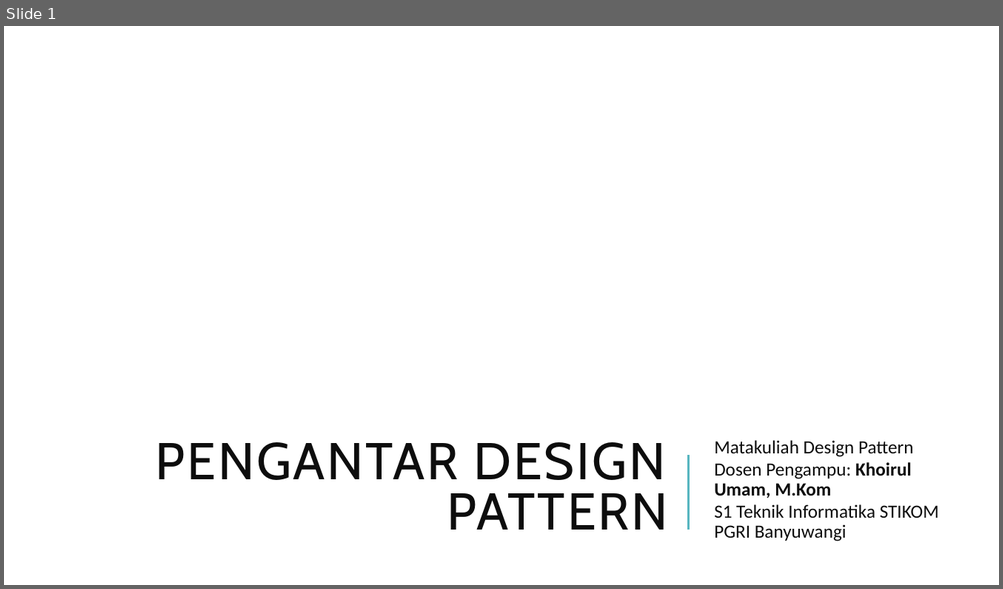
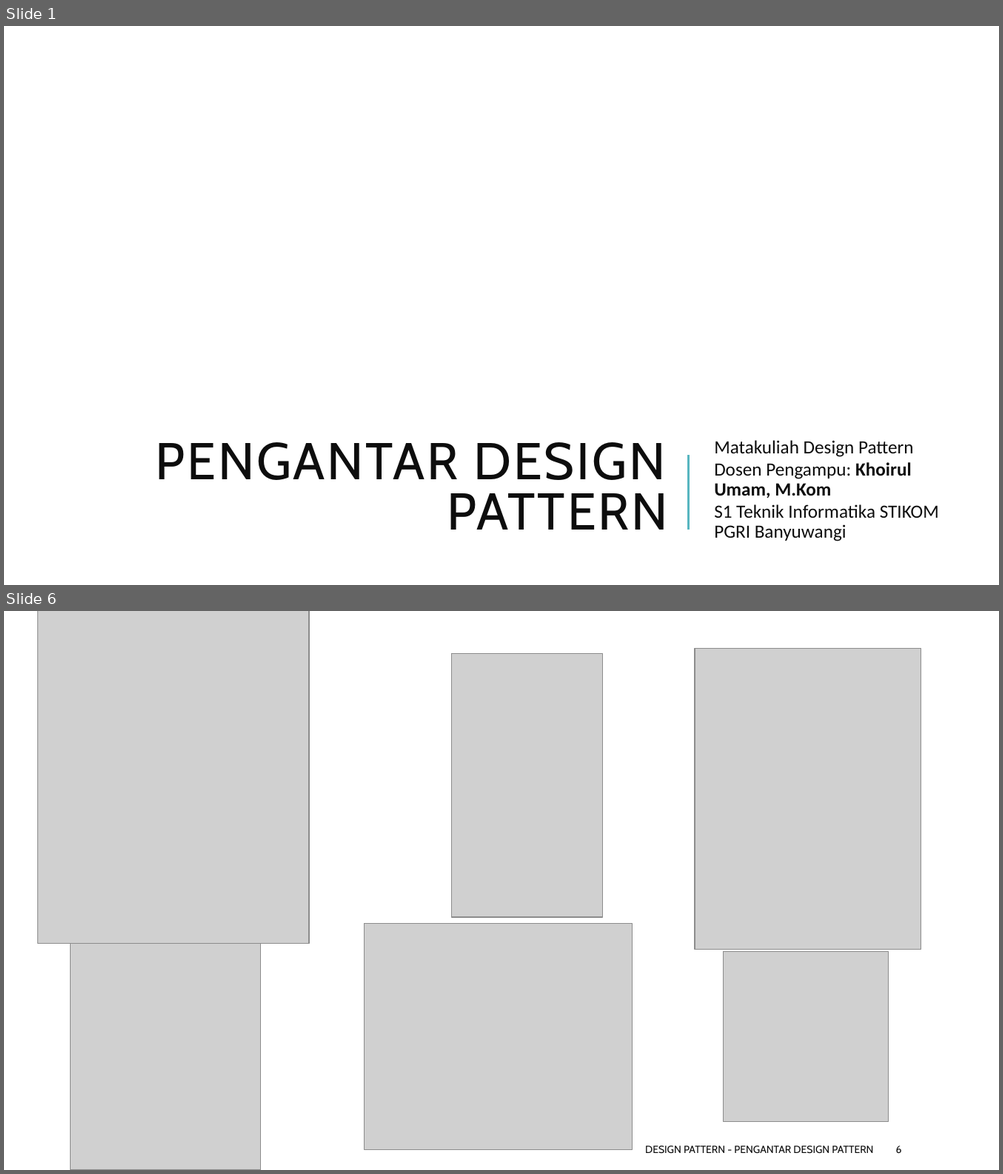
Before and after one commit to ksatria/MK-Design-Pattern, a slide deck: PPT/Design Pattern 1 - Pengantar Design Pattern.pptx. Shown one above the other, each under a label of ours: slide 1 before the commit, slides 1 and 6 after it; the slides between them are not shown. The pictures are 1003x589 and 1003x1174 pixels, drawn with LibreOffice and Linux fonts; fonts in the diff are those of the drawing; grey boxes stand for pictures; background and template pictures are left out. Boxes give left, top, right and bottom in pixels: in the first picture for what was removed or moved away, otherwise in the second. Text is boxed around its words. In the diff, an @@ line names an element or a change of style, - is before the commit and + after.

```diff
--- a/PPT/Design Pattern 1 - Pengantar Design Pattern.pptx
+++ b/PPT/Design Pattern 1 - Pengantar Design Pattern.pptx
@@ slide 6 added at (4,611,999,1170), background #FFFFFF @@
@@ picture added at (37,611,308,945) @@
@@ picture added at (452,653,603,917) @@
@@ picture added at (695,648,921,950) @@
@@ picture added at (71,917,260,1170) @@
@@ picture added at (364,923,632,1150) @@
@@ picture added at (723,952,889,1122) @@
@@ text added at (645,1146,873,1154), 10 pt, text #0D0D0D @@
+DESIGN PATTERN - PENGANTAR DESIGN PATTERN
@@ page number added at (896,1146,902,1153), 10 pt, text #0D0D0D @@
+6
```
Also in this commit, not shown: 4 slides changed, 5 other slides added.
